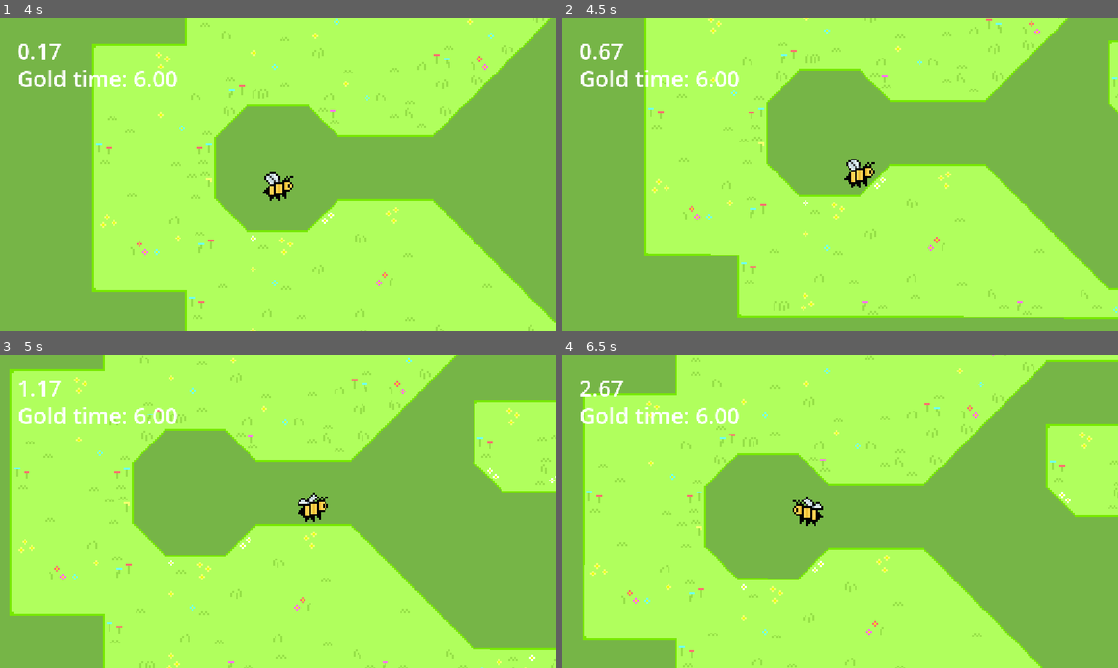
Above: before the commit, frames 1-4 (two rows, left to right).
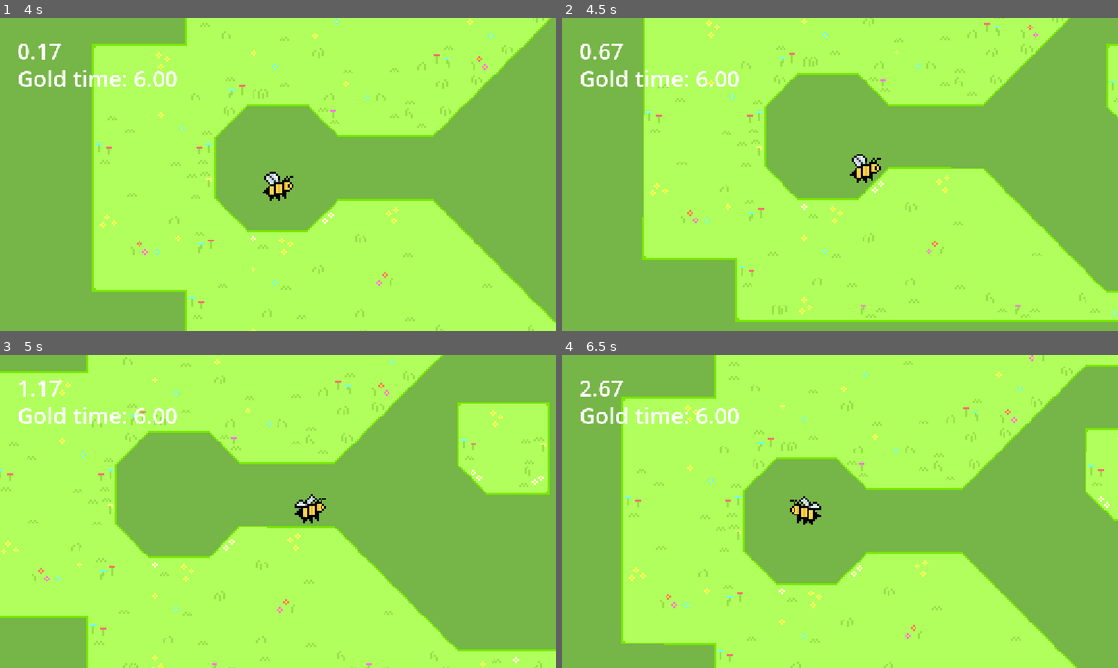
Above: after the commit, the same moments.

Repository: futurefleagames-lab/bee-line
Game: Godot game, scene res://scenes/menus/main_menu.tscn
Same seed, same stepped clock (60 frames per second), same inputs: the game is played once before the commit and once after it.
Inputs (mouse positions are in pixels of both pictures, inside the frame that each line leads up to):
- Up to frame 1 (4 s): click (300, 165) at 0.5 s; click (283, 124) at 1.25 s; click (283, 127) at 2 s; tap Enter at 2.75 s; move the mouse to (400, 158) at 2.77 s; hold D (right) 2.78-3.53 s; hold Shift (slide) 2.78-3.53 s; tap Space (dash) at 2.85, 3.8 s; click (400, 158) at 2.92 s; move the mouse to (166, 190) at 3.52 s; hold S (down) from 3.53 s (still down); tap Shift (slide) at 3.6 s
- Up to frame 2 (4.5 s): move the mouse to (895, 105) at 4.27 s; release S (down) at 4.28 s; hold D (right) from 4.28 s (still down); hold Shift (slide) from 4.28 s (still down); tap Space (dash) at 4.35 s
- Up to frame 3 (5 s): keep holding D (right); keep holding Shift (slide)
- Up to frame 4 (6.5 s): move the mouse to (812, 574) at 5.02 s; release D (right) at 5.03 s; release Shift (slide) at 5.03 s; hold W (up) 5.03-5.78 s; tap Shift (slide) at 5.1 s; click (812, 574) at 5.17 s; tap Space (dash) at 5.3, 5.85 s; move the mouse to (1006, 558) at 5.77 s; hold A (left) from 5.78 s (still down); hold Shift (slide) from 5.78 s (still down)

Frame 1 is identical in both runs. In frame 2, 7.4% of the frame differs, in the area x 14-100%, y 0-98%; in frame 3, 13%; in frame 4, 23%, in the area x 3-100%, y 0-100%.

Commit message:
Movement fixes

Diff:
--- a/scripts/bee.gd
+++ b/scripts/bee.gd
@@ -29,7 +29,6 @@
 	$AnimatedSprite2D.rotation = 0
 	$AnimatedSprite2D.offset = Vector2()
 	state = "dying"
-	#get_tree().reload_current_scene()
 
 func reset():
 	get_tree().paused = true
@@ -60,16 +59,17 @@
 
 		if state == "flying":
 			if Input.is_action_just_pressed("dash"):
-				if wish_vector.x != 0 && wish_vector.y != 0:
+				if wish_vector.x != 0 or wish_vector.y != 0:
 					$dash.play()
 					dash_timer = 0.25
 					state = "dashing"
 			else:
-				#print(velocity.length())
 				if velocity.length() < SOFT_SPEED_CAP:
 					velocity = velocity + wish_vector * FORCE - velocity * AIR_FRICTION
+				elif abs(wish_vector.x) > 0.1 or abs(wish_vector.y) > 0.1:
+					velocity = velocity + (Vector2(velocity.length(),0).rotated(wish_vector.angle()) - velocity) * delta * SOFT_CAP_TURN - Vector2(delta * SOFT_CAP_BREAK, 0).rotated(velocity.angle())
 				else:
-					velocity = velocity + (Vector2(velocity.length(),0).rotated(wish_vector.angle()) - velocity) * delta * SOFT_CAP_TURN - Vector2(delta * SOFT_CAP_BREAK, 0).rotated(velocity.angle())
+					velocity = velocity * 0.95
 				stored_velocity = velocity
 
 		elif state == "dashing":
@@ -88,23 +88,25 @@
 
 		elif state == "wall":
 			if Input.is_action_just_pressed("dash"):
+				if (wish_vector.x == 0 and wish_vector.y == 0) or wish_vector.dot(wall_normal) < -0.01:
+					wish_vector = wall_normal
 				if wall_timer > WALL_TIMER_MAX - 0.1:
 					$perfect.play()
-					velocity = Vector2((stored_velocity.length() + MAX_WALL_BOOST),0).rotated(wish_vector.angle())
+					velocity = Vector2((stored_velocity.length() + MAX_WALL_BOOST),0).rotated(wish_vector.angle())  + wall_normal * 300
 					print("perfect")
 				elif wall_timer > WALL_TIMER_MAX - 0.25:
 					$mid.play()
-					velocity = Vector2(1,0).rotated(wish_vector.angle()) * (stored_velocity.length() + MAX_WALL_BOOST * 0.5)
+					velocity = Vector2(1,0).rotated(wish_vector.angle()) * (stored_velocity.length() + MAX_WALL_BOOST * 0.5) + wall_normal * 300
 					print("medium")
 				else:
 					$late.play()
-					velocity = Vector2(1,0).rotated(wish_vector.angle()) * (stored_velocity.length() + MAX_WALL_BOOST * 0.25)
+					velocity = Vector2(1,0).rotated(wish_vector.angle()) * (stored_velocity.length() + MAX_WALL_BOOST * 0.25) + wall_normal * 300
 					print("late")
 				state = "flying"
 				$AnimatedSprite2D.rotation = 0
 				$AnimatedSprite2D.play("flight")
 				$AnimatedSprite2D.offset = Vector2()
-			elif wall_timer <= 0:
+			elif wall_timer <= 0 or Input.is_action_just_pressed("slide"):
 				velocity = wall_normal * 500
 				state = "flying"
 				$AnimatedSprite2D.rotation = 0
@@ -122,7 +124,7 @@
 				$AnimatedSprite2D.set_flip_h(1)
 			elif wish_vector.x < 0:
 				$AnimatedSprite2D.set_flip_h(0)
-		if Input.is_action_pressed("slide"):
+		if Input.is_action_pressed("slide") and state != "wall":
 			move_and_slide()
 		else:
 			var collision = move_and_collide(velocity * delta)
@@ -134,6 +136,7 @@
 					$AnimatedSprite2D.play("cling")
 					$AnimatedSprite2D.rotation = (wall_normal.angle() + PI/2)
 					$AnimatedSprite2D.offset = Vector2(0,2)
+					velocity = Vector2()
 					if stored_velocity.x > 0 && wall_normal.y > 0:
 						$AnimatedSprite2D.set_flip_h(0)
 					elif stored_velocity.x < 0 && wall_normal.y > 0:
